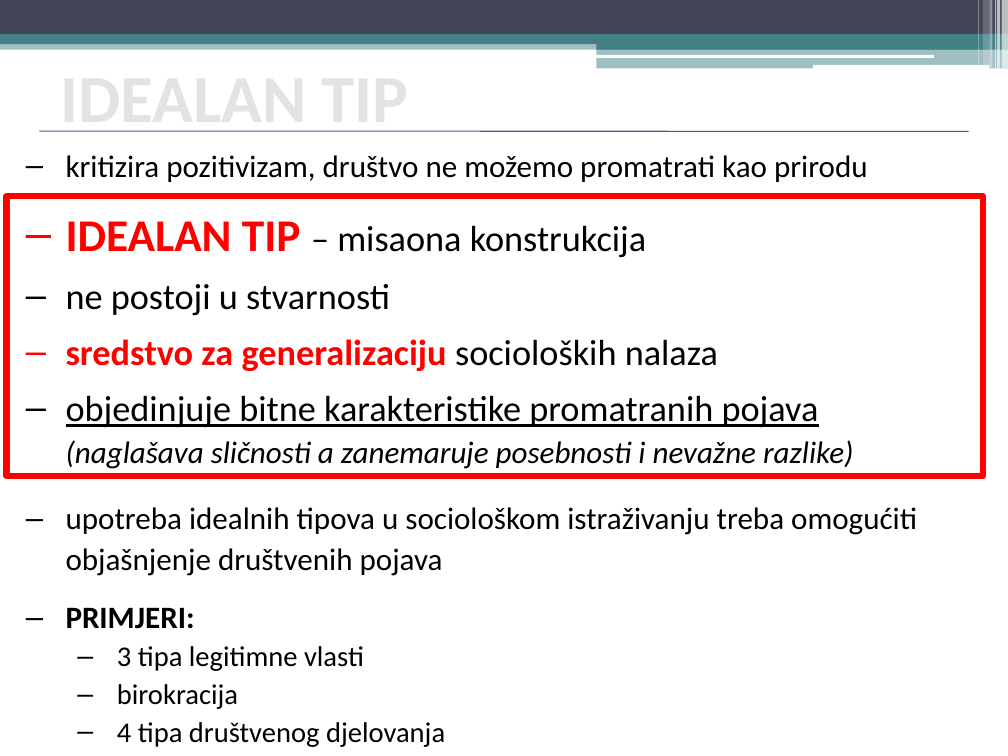
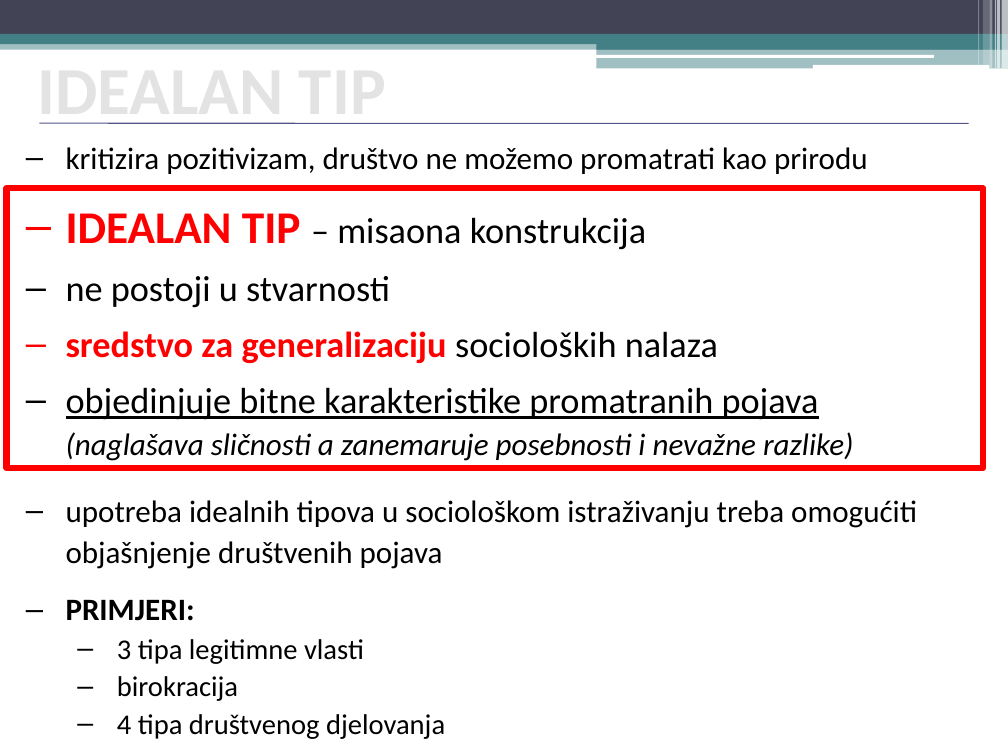
Before and after one commit to srednja-skola/sociologija, a slide deck: slide 5 of data/pptx/003_6_Max_Weber.pptx. Drawn at 1008x756 pixels with LibreOffice and Linux fonts; fonts in the diff are those of the drawing. Boxes give left, top, right and bottom in pixels: in the first picture for what was removed or moved away, otherwise in the second. Text is boxed around its words. In the diff, an @@ line names an element or a change of style, - is before the commit and + after.

```diff
--- a/data/pptx/003_6_Max_Weber.pptx
+++ b/data/pptx/003_6_Max_Weber.pptx
@@ text "IDEALAN TIP": place and size @@
-text "IDEALAN TIP" at box(60, 130, 409, 132)
+text "IDEALAN TIP" at box(38, 122, 386, 124)
@@ 1 text, 1 rectangle, 1 line: place and size @@
-1 text, 1 rectangle, 1 line at box(7, 131, 984, 747)
+1 text, 1 rectangle, 1 line at box(7, 123, 984, 739)
```
Also in this commit, not shown: 5 other slides changed, 3 slides added, 2 slides removed, 2 other files.
